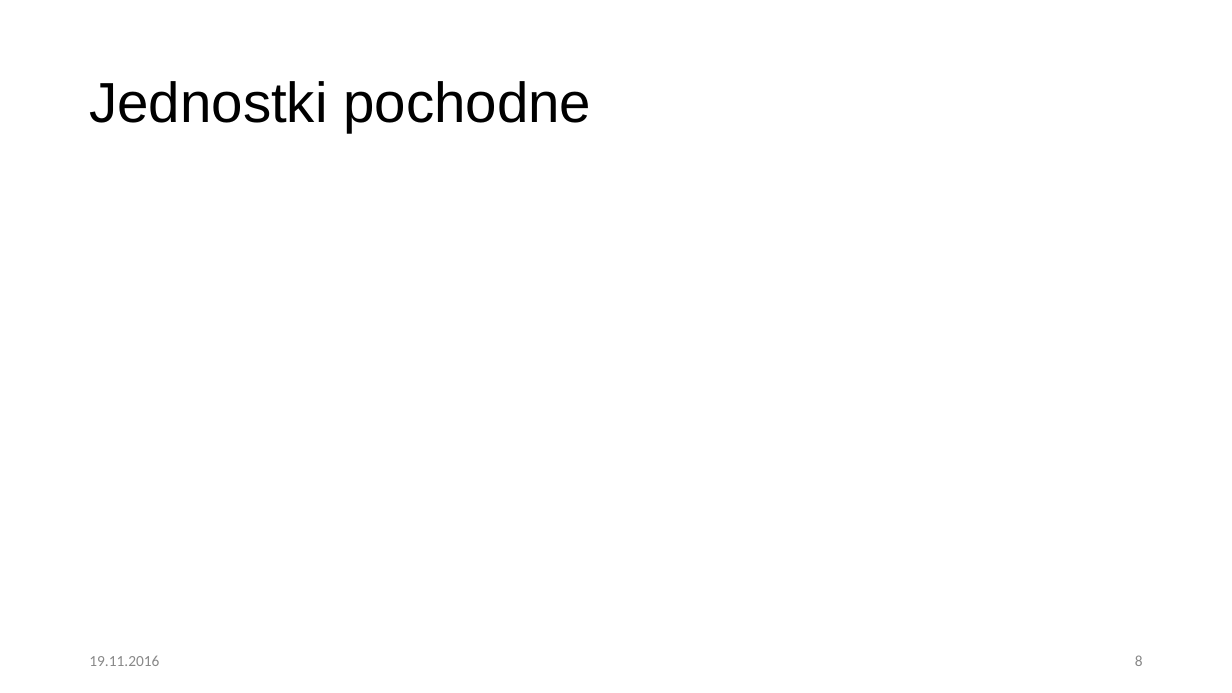
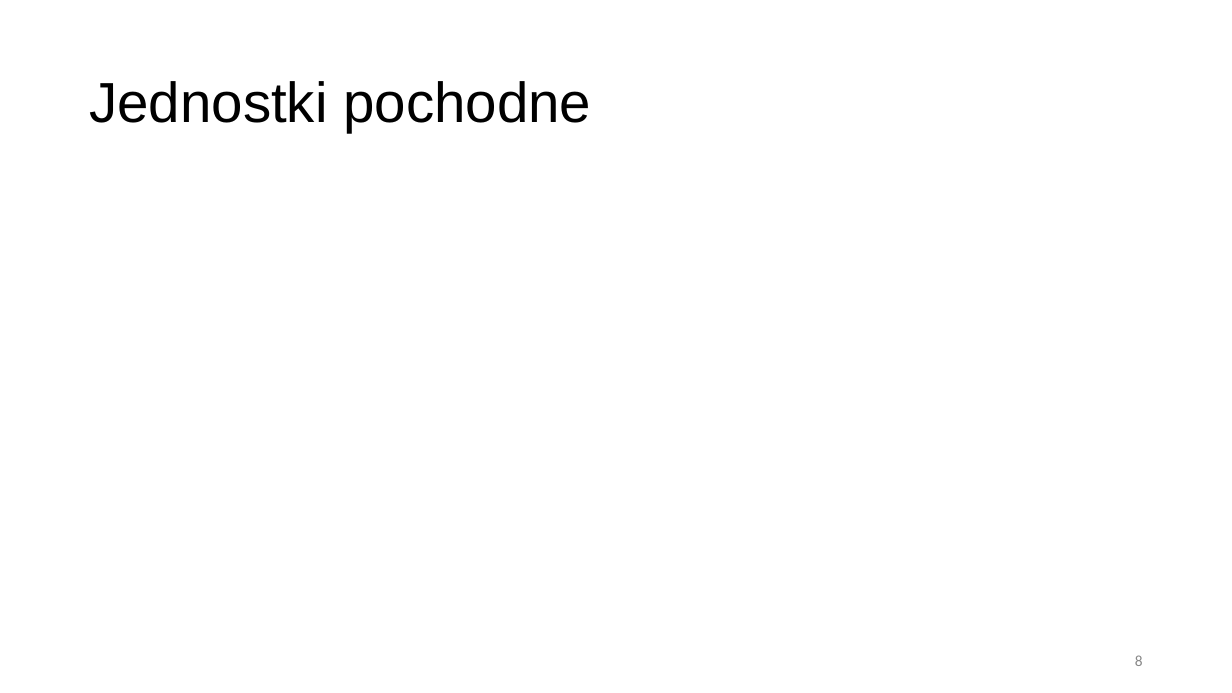
Before and after one commit to miklesz/PT, a slide deck: slide 8 of 03 Podstawowe pojęcia, jednostki, ograniczenia.pptx. Drawn at 1232x693 pixels with LibreOffice and Linux fonts; fonts in the diff are those of the drawing; grey boxes stand for pictures. Boxes give left, top, right and bottom in pixels: in the first picture for what was removed or moved away, otherwise in the second. Text is boxed around its words. In the diff, an @@ line names an element or a change of style, - is before the commit and + after.

```diff
--- a/03 Podstawowe pojęcia, jednostki, ograniczenia.pptx
+++ b/03 Podstawowe pojęcia, jednostki, ograniczenia.pptx
@@ text removed at <box>89,655,159,666</box> @@
-19.11.2016
```
Also in this commit, not shown: 7 other slides changed.
